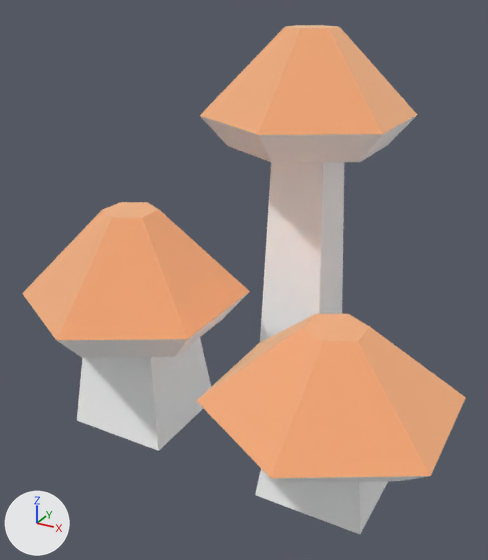
The glTF model packs/nature-kit/mushroom-tangroup.glb as it was, and as the next commit left it.
Camera for both pictures: a camera (50 mm lens) standing at (0.18, -0.373, 0.225) and looking at (-0.009, -0.03, 0.054). Arrows for +X, +Y and +Z are at lower left; the lights stay in place. The picture after the commit comes second. Where no turn or scale is listed for an object, it has been applied to the vertices.

The scene before the commit, as lines of its bpy script (objects in view):
```python
mat_colortan = principled_material('colorTan')
mat_colortan.base_color = (1.0, 0.682, 0.435)  # beige #ffd7b0
mat_colortan.metallic = 1.0
mat_colortan.roughness = 1.0
mat_defaultmat = principled_material('_defaultMat')
mat_defaultmat.base_color = (1.0, 1.0, 1.0)  # white #ffffff
mat_defaultmat.metallic = 1.0
mat_defaultmat.roughness = 1.0
me_mesh_mushroom_tangroup = bpy.data.meshes.new('Mesh mushroom_tanGroup')
me_mesh_mushroom_tangroup.from_pydata(...)  # 78 vertices, 144 faces; spans x -0.136..0.133, y -0.142..0.112, z 0.0..0.25
# faces by material slot: [96, 48]
me_mesh_mushroom_tangroup.materials.append(mat_defaultmat)  # white #ffffff
me_mesh_mushroom_tangroup.materials.append(mat_colortan)  # beige #ffd7b0
ob_mushroom_tangroup = bpy.data.objects.new('mushroom_tanGroup', me_mesh_mushroom_tangroup)
ob_mushroom_tangroup.location = (0.0, 0.0, -0.05)
```
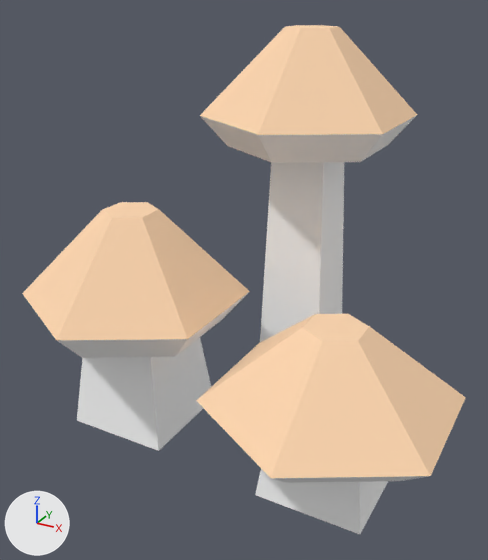
Edits to the bpy script that builds the scene:
```text
Change mat_defaultmat:
    mat_defaultmat.metallic: 1.0 -> 0.0
Change mat_colortan:
    mat_colortan.metallic: 1.0 -> 0.0
Remove ob_tmpparent:
    ob_tmpparent = bpy.data.objects.new('tmpParent', None)
    ob_tmpparent.location = (0.0, 0.0, 0.0)
```

Where the change shows, as pixel boxes [x1, y1, x2, y2] in the pictures (488 x 560 px):
'mushroom_tanGroup', surface changed
    both: [22, 25, 466, 484]
